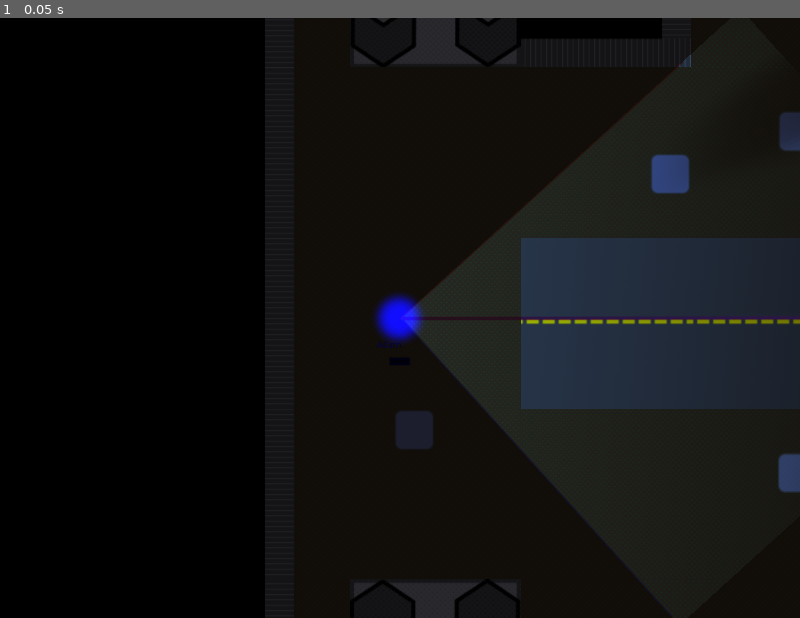
Above: before the commit, frame 1.
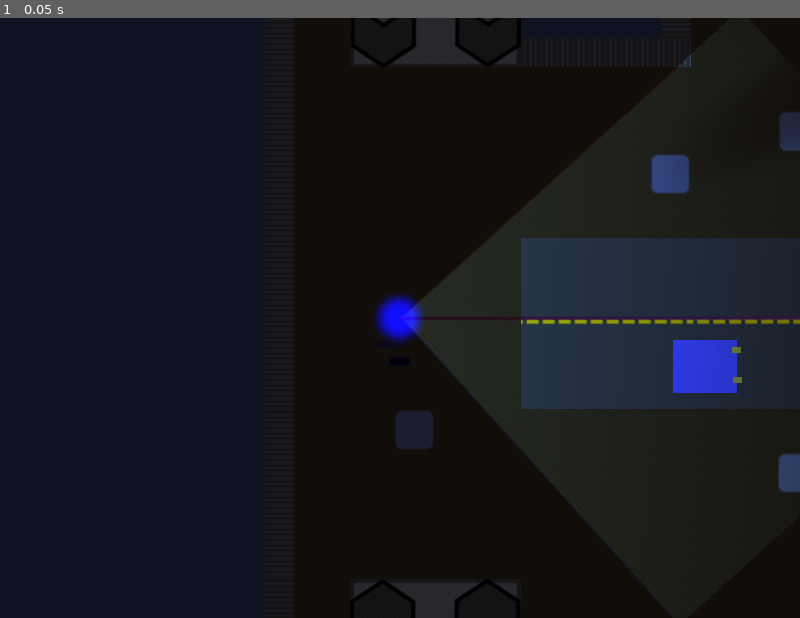
Above: after the commit, the same moment.

Repository: FugitiveTheGame/Fugitive
Game: Godot game, scene res://maps/map_00/Map_00_dev.tscn
Two runs of this game, one before a commit and one after it. Both use one fixed random seed, a clock stepped at 60 frames per second and the inputs below. This scene is started directly instead of the project's main scene.
Inputs:
- Up to frame 1 (0.05 s): no input

The runs differ from the first frame. In frame 1, 34% of the frame differs, in the area x 0-93%, y 0-100%.
Error in both runs: Assertion failed. (res://maps/map_00/Map_00_dev.gd:12)

Commit message:
Added a car actor
It's still kinda broken, but it's getting there

Diff:
--- /dev/null
+++ b/actors/car/Car.gd
@@ -0,0 +1,12 @@
+extends KinematicBody2D
+class_name Car
+
+const GROUP = 'cars'
+
+onready var enterArea := $EnterArea
+
+export (int) var speed = 500
+export (float) var rotation_speed = 2.5
+
+func _ready():
+	add_to_group(GROUP)
--- /dev/null
+++ b/actors/car/Car.tscn
@@ -0,0 +1,56 @@
+[gd_scene load_steps=4 format=2]
+
+[ext_resource path="res://actors/car/Car.gd" type="Script" id=1]
+
+[sub_resource type="RectangleShape2D" id=1]
+
+[sub_resource type="RectangleShape2D" id=2]
+extents = Vector2( 113.218, 121.901 )
+
+[node name="Car" type="KinematicBody2D"]
+script = ExtResource( 1 )
+
+[node name="CarCollisionShape" type="CollisionShape2D" parent="."]
+rotation = 1.57079
+scale = Vector2( 4, 4.8 )
+shape = SubResource( 1 )
+
+[node name="ColorRect" type="ColorRect" parent="."]
+margin_left = -40.0
+margin_top = -48.0
+margin_right = 40.0
+margin_bottom = 48.0
+rect_rotation = 89.9999
+rect_pivot_offset = Vector2( 40, 48 )
+color = Color( 0.345098, 0.341176, 1, 1 )
+__meta__ = {
+"_edit_use_anchors_": false
+}
+
+[node name="LeftHeadlight" type="ColorRect" parent="ColorRect"]
+margin_left = 10.3276
+margin_top = -5.56102
+margin_right = 19.3276
+margin_bottom = 7.43898
+rect_pivot_offset = Vector2( 4.22285, 6.78254 )
+color = Color( 0.811765, 0.737255, 0.25098, 1 )
+__meta__ = {
+"_edit_use_anchors_": false
+}
+
+[node name="RightHeadlight" type="ColorRect" parent="ColorRect"]
+margin_left = 55.5422
+margin_top = -7.50275
+margin_right = 64.5422
+margin_bottom = 5.49725
+rect_pivot_offset = Vector2( 4.22285, 6.78254 )
+color = Color( 0.811765, 0.737255, 0.25098, 1 )
+__meta__ = {
+"_edit_use_anchors_": false
+}
+
+[node name="EnterArea" type="Area2D" parent="."]
+rotation = 1.57079
+
+[node name="CollisionShape2D" type="CollisionShape2D" parent="EnterArea"]
+shape = SubResource( 2 )
--- a/actors/hider/Hider.gd
+++ b/actors/hider/Hider.gd
@@ -1,5 +1,7 @@
 extends Player
 class_name Hider
 
+const GROUP = 'hiders'
+
 func _ready():
-	add_to_group("hiders")
+	add_to_group(GROUP)
--- a/actors/player/Player.gd
+++ b/actors/player/Player.gd
@@ -14,6 +14,8 @@
 onready var playerNameLabel := $PlayerNameLabel as Label
 onready var staminaBar := $StaminaBar as ProgressBar
 
+onready var playersNode = get_tree().get_root().get_node("base/players")
+
 var velocity := Vector2()
 var rotation_dir := 0
 
@@ -22,7 +24,12 @@
 var frozen := false
 var frozenColor := Color(0, 0, 1, 1)
 
+# This is a car this player is driving
+var car: Car
+
 func _ready():
+	set_process_input(true)
+
 	stamina = max_stamina
 	staminaBar.max_value = max_stamina
 	playerNameLabel.text = playerName
@@ -48,22 +55,53 @@
 	self.velocity = Vector2(0, 0)
 	self.modulate = frozenColor
 
+func _input(event):
+	if(event.is_action_pressed("use")):
+		if self.car == null:
+			var cars = get_tree().get_nodes_in_group(Car.GROUP)
+			for car in cars:
+				var area = car.enterArea as Area2D
+				if area.overlaps_body(self):
+					call_deferred("get_in_car", car)
+					break
+		else:
+			#call_deferred("get_out_of_car")
+			get_out_of_car()
+
 # warning-ignore:unused_argument
 func _process(delta: float):
 	staminaBar.value = stamina
 
-func get_input(delta: float):
+# Returns the ammount to rotate by
+func get_input(delta: float) -> float:
+	var new_rotation := 0.0
+
 	if not is_network_master():
-		return
+		return new_rotation
 
-	if (self.frozen):
-		return
+	if self.frozen:
+		return new_rotation
 
 	var curSpeed: float
-	if is_sprinting():
-		curSpeed = sprint_speed
+	if self.car == null:
+		if is_sprinting():
+			curSpeed = sprint_speed
+		else:
+			curSpeed = speed
 	else:
-		curSpeed = speed
+		curSpeed = car.speed
+
+	var curRotationSpeed: float
+	if self.car == null:
+		curRotationSpeed = self.rotation_speed
+	else:
+		curRotationSpeed = car.rotation_speed
+
+	var velocity_rotation: float
+	if self.car == null:
+		velocity_rotation = self.rotation
+	else:
+		velocity_rotation = car.rotation
 
 	rotation_dir = 0
 	self.velocity = Vector2()
@@ -72,11 +110,12 @@
 	if Input.is_action_pressed('ui_left'):
 		self.rotation_dir -= 1
 	if Input.is_action_pressed('ui_down'):
-		self.velocity = Vector2(-curSpeed, 0).rotated(self.rotation)
+		self.velocity = Vector2(-curSpeed, 0).rotated(velocity_rotation)
 	if Input.is_action_pressed('ui_up'):
-		self.velocity = Vector2(curSpeed, 0).rotated(self.rotation)
+		self.velocity = Vector2(curSpeed, 0).rotated(velocity_rotation)
 
-	rotation += self.rotation_dir * self.rotation_speed * delta
+	new_rotation = self.rotation_dir * curRotationSpeed * delta
+	return new_rotation
 
 func is_sprinting():
 	return Input.is_action_pressed('sprint') and stamina > 0.0
@@ -89,27 +128,67 @@
 	stamina = clamp(stamina, 0.0, max_stamina)
 
 func _physics_process(delta: float):
-	get_input(delta)
+	var new_rotation = get_input(delta)
 
 	if is_network_master():
-		self.velocity = move_and_slide(self.velocity)
-		process_stamina(delta)
+		if car == null:
+			process_stamina(delta)
+			self.velocity = move_and_slide(self.velocity)
+			self.rotation += new_rotation
 
-		rpc_unreliable("setNetworkPosition", self.position)
-		rpc_unreliable("setNetworkVelocity", self.velocity)
-		rpc_unreliable("setNetworkRotation", self.rotation)
-		rpc_unreliable("setNetworkStamina", self.stamina)
+			rpc_unreliable("setNetworkPosition", self.position)
+			rpc_unreliable("setNetworkVelocity", self.velocity)
+			rpc_unreliable("setNetworkRotation", self.rotation)
+			rpc_unreliable("setNetworkStamina", self.stamina)
+		else:
+			self.velocity = car.move_and_slide(self.velocity)
+			car.rotation += new_rotation
+
+			rpc_unreliable("setNetworkPosition", car.position)
+			rpc_unreliable("setNetworkVelocity", self.velocity)
+			rpc_unreliable("setNetworkRotation", car.rotation)
 
 	# Make movement noises if moving
-	if is_moving():
-		if not footStepAudio.playing:
-			footStepAudio.playing = true
+	if car == null:
+		if is_moving():
+			if not footStepAudio.playing:
+				footStepAudio.playing = true
+		else:
+			if footStepAudio.playing:
+				footStepAudio.playing = false
 	else:
-		if footStepAudio.playing:
-			footStepAudio.playing = false
+		# Play car audio here
+		pass
 
 func is_moving() -> bool:
 	return velocity.length() > 0.0
 
 func set_current_player():
 	camera.current = true
+
+func get_in_car(car):
+	print('Enter Car')
+	self.car = car
+	# Refil stamina instantly
+	self.stamina = max_stamina
+
+	$CollisionShape2D.disabled = true
+
+	self.get_parent().remove_child(self) # error here
+	car.add_child(self)
+
+	self.position = Vector2.ZERO
+	self.rotation = 0
+
+func get_out_of_car():
+	print('Exit Car')
+
+	self.get_parent().remove_child(self) # error here
+	playersNode.add_child(self)
+
+	self.global_position = car.global_position
+	self.rotation = car.rotation
+
+	$CollisionShape2D.disabled = false
+
+	self.car = null
--- a/actors/seeker/Seeker.gd
+++ b/actors/seeker/Seeker.gd
@@ -1,5 +1,7 @@
 extends Player
 class_name Seeker
+
+const GROUP = 'seekers'
 
 onready var seeker_ray_caster := $RayCast2D
 
@@ -7,7 +9,7 @@
 var max_detect_distance := 100.0
 
 func _ready():
-	add_to_group("seekers")
+	add_to_group(GROUP)
 	self.freeze()
 
 # Detect if a particular hider has been seen by the seeker
--- a/maps/map_00/Map_00.gd
+++ b/maps/map_00/Map_00.gd
@@ -7,6 +7,7 @@
 
 var gameOver : bool = false
 var winner : int = Network.PlayerType.Unset
+var currentPlayer: Player
 
 func _ready():
 	detectionLabel.hide()
@@ -54,7 +55,7 @@
 
 		# If this is our current player, set the node as such
 		if get_tree().get_network_unique_id() == player_id:
-			playerNode.set_current_player()
+			set_current_player(playerNode)
 
 var seekersCount = 0
 
@@ -88,6 +89,10 @@
 
 	return node
 
+func set_current_player(playerNode: Player):
+	currentPlayer = playerNode
+	playerNode.set_current_player()
+
 # warning-ignore:unused_argument
 func _process(delta: float):
 	if (not self.gameOver):
@@ -104,10 +109,10 @@
 func checkForFoundHiders():
 	var anySeen := false
 
-	var seekers = get_tree().get_nodes_in_group("seekers")
+	var seekers = get_tree().get_nodes_in_group(Seeker.GROUP)
 	for seeker in seekers:
 		# Process each hider, find if any have been seen
-		var hiders = get_tree().get_nodes_in_group("hiders")
+		var hiders = get_tree().get_nodes_in_group(Hider.GROUP)
 		for hider in hiders:
 			if(seeker.process_hider(hider)):
 				anySeen = true
@@ -124,7 +129,7 @@
 func checkWinConditions():
 	var allHidersFrozen := true
 	var allUnfrozenSeekersInWinZone := true
-	var hiders = get_tree().get_nodes_in_group("hiders")
+	var hiders = get_tree().get_nodes_in_group(Hider.GROUP)
 	for hiderNode in hiders:
 		var hider: Hider = hiderNode
 		if (!hider.frozen):
--- a/maps/map_00/Map_00.tscn
+++ b/maps/map_00/Map_00.tscn
@@ -1,8 +1,9 @@
-[gd_scene load_steps=5 format=2]
+[gd_scene load_steps=6 format=2]
 
 [ext_resource path="res://maps/map_00/Map_00.gd" type="Script" id=1]
 [ext_resource path="res://maps/tilesets/neighborhood/tileset.tres" type="TileSet" id=2]
 [ext_resource path="res://fonts/content/ContentFont.tres" type="DynamicFont" id=3]
+[ext_resource path="res://actors/car/Car.tscn" type="PackedScene" id=4]
 
 [sub_resource type="RectangleShape2D" id=1]
 extents = Vector2( 130.245, 470.83 )
@@ -51,4 +52,7 @@
 __meta__ = {
 "_edit_use_anchors_": false
 }
+
+[node name="Car" parent="." instance=ExtResource( 4 )]
+position = Vector2( 275.899, 320.774 )
 [connection signal="timeout" from="GracePeriodTimer" to="." method="_on_GracePeriodTimer_timeout"]
--- a/project.godot
+++ b/project.godot
@@ -9,6 +9,11 @@
 config_version=4
 
 _global_script_classes=[ {
+"base": "KinematicBody2D",
+"class": "Car",
+"language": "GDScript",
+"path": "res://actors/car/Car.gd"
+}, {
 "base": "Player",
 "class": "Hider",
 "language": "GDScript",
@@ -30,6 +35,7 @@
 "path": "res://actors/seeker/Seeker.gd"
 } ]
 _global_script_class_icons={
+"Car": "",
 "Hider": "",
 "Player": "",
 "PlayerLobbyData": "",
@@ -42,6 +48,7 @@
 run/main_scene="res://screens/mainmenu/MainMenu.tscn"
 boot_splash/image="res://splash.png"
 config/icon="res://icon.png"
+config/windows_native_icon="res://icon.ico"
 
 [autoload]
 
@@ -63,11 +70,38 @@
 "deadzone": 0.5,
 "events": [ Object(InputEventKey,"resource_local_to_scene":false,"resource_name":"","device":0,"alt":false,"shift":false,"control":false,"meta":false,"command":false,"pressed":false,"scancode":16777231,"unicode":0,"echo":false,"script":null)
 , Object(InputEventJoypadButton,"resource_local_to_scene":false,"resource_name":"","device":0,"button_index":14,"pressure":0.0,"pressed":false,"script":null)
+, Object(InputEventKey,"resource_local_to_scene":false,"resource_name":"","device":0,"alt":false,"shift":false,"control":false,"meta":false,"command":false,"pressed":false,"scancode":65,"unicode":0,"echo":false,"script":null)
+ ]
+}
+ui_right={
+"deadzone": 0.5,
+"events": [ Object(InputEventKey,"resource_local_to_scene":false,"resource_name":"","device":0,"alt":false,"shift":false,"control":false,"meta":false,"command":false,"pressed":false,"scancode":16777233,"unicode":0,"echo":false,"script":null)
+, Object(InputEventJoypadButton,"resource_local_to_scene":false,"resource_name":"","device":0,"button_index":15,"pressure":0.0,"pressed":false,"script":null)
+, Object(InputEventKey,"resource_local_to_scene":false,"resource_name":"","device":0,"alt":false,"shift":false,"control":false,"meta":false,"command":false,"pressed":false,"scancode":68,"unicode":0,"echo":false,"script":null)
+ ]
+}
+ui_up={
+"deadzone": 0.5,
+"events": [ Object(InputEventKey,"resource_local_to_scene":false,"resource_name":"","device":0,"alt":false,"shift":false,"control":false,"meta":false,"command":false,"pressed":false,"scancode":16777232,"unicode":0,"echo":false,"script":null)
+, Object(InputEventJoypadButton,"resource_local_to_scene":false,"resource_name":"","device":0,"button_index":12,"pressure":0.0,"pressed":false,"script":null)
+, Object(InputEventKey,"resource_local_to_scene":false,"resource_name":"","device":0,"alt":false,"shift":false,"control":false,"meta":false,"command":false,"pressed":false,"scancode":87,"unicode":0,"echo":false,"script":null)
+ ]
+}
+ui_down={
+"deadzone": 0.5,
+"events": [ Object(InputEventKey,"resource_local_to_scene":false,"resource_name":"","device":0,"alt":false,"shift":false,"control":false,"meta":false,"command":false,"pressed":false,"scancode":16777234,"unicode":0,"echo":false,"script":null)
+, Object(InputEventJoypadButton,"resource_local_to_scene":false,"resource_name":"","device":0,"button_index":13,"pressure":0.0,"pressed":false,"script":null)
+, Object(InputEventKey,"resource_local_to_scene":false,"resource_name":"","device":0,"alt":false,"shift":false,"control":false,"meta":false,"command":false,"pressed":false,"scancode":83,"unicode":0,"echo":false,"script":null)
  ]
 }
 sprint={
 "deadzone": 0.5,
 "events": [ Object(InputEventKey,"resource_local_to_scene":false,"resource_name":"","device":0,"alt":false,"shift":false,"control":false,"meta":false,"command":false,"pressed":false,"scancode":16777237,"unicode":0,"echo":false,"script":null)
+ ]
+}
+use={
+"deadzone": 0.5,
+"events": [ Object(InputEventKey,"resource_local_to_scene":false,"resource_name":"","device":0,"alt":false,"shift":false,"control":false,"meta":false,"command":false,"pressed":false,"scancode":69,"unicode":0,"echo":false,"script":null)
  ]
 }
 
@@ -88,4 +122,4 @@
 
 [rendering]
 
-environment/default_clear_color=Color( 0, 0, 0, 1 )
+environment/default_clear_color=Color( 0.0627451, 0.0784314, 0.133333, 1 )
Binary file added: icon.ico
Binary file changed: icon.png
